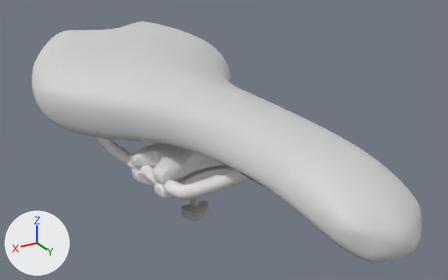
An edit to the FBX model Assets/3D-Assets/Bicycle/seat.fbx, drawn before and after from the same camera.
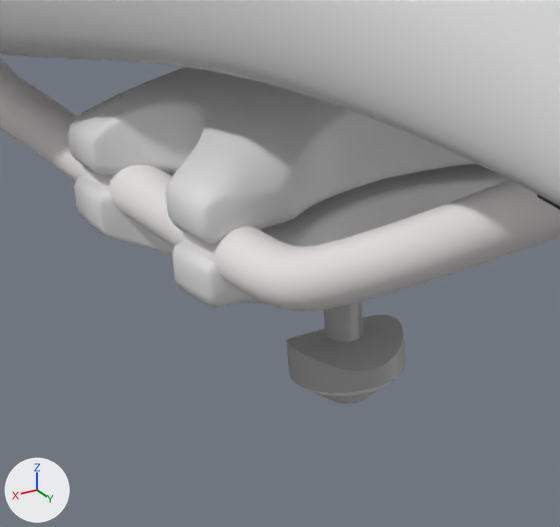
The first picture shows the older version from a 50 mm lens placed at (0.1416, 0.4439, 0.754), pointed at (-0.0108, 0.1898, 0.627). The close-ups show both versions on the part from 25% to 55% of the width and 45% to 89% of the height of that picture. Arrows for +X, +Y and +Z are at lower left; the lights stay in place. Where no turn or scale is listed for an object, it has been applied to the vertices.

Script lines for the objects in view, before the commit:
```python
me_circle_001 = bpy.data.meshes.new('Circle.001')
me_circle_001.from_pydata(...)  # 1292 vertices, 1244 faces; spans x -0.0278..0.0278, y -0.0209..0.0206, z -0.0154..0.0161
me_circle_001.materials.append(mat_seat_clamp)  # light grey #dddddd
me_cylinder_002 = bpy.data.meshes.new('Cylinder.002')
me_cylinder_002.from_pydata(...)  # 72 vertices, 73 faces; spans x -0.00645..0.00645, y -0.00624..0.00669, z -0.00579..-0.00071
me_cylinder_002.materials.append(mat_saddle_clamp_bolt_glossy)  # light grey #cccccc
me_cylinder_003 = bpy.data.meshes.new('Cylinder.003')
me_cylinder_003.from_pydata(...)  # 140 vertices, 113 faces; spans x -0.0076..0.0076, y -0.008..0.0077, z -0.0023..0.0475
me_cylinder_003.materials.append(mat_saddle_clamp_bolt)  # grey #a8a8a8
ob_saddle_clamp_bolt = bpy.data.objects.new('saddle-clamp-bolt', me_cylinder_003)
ob_saddle_clamp_bolt.location = (0.0, 0.1766, 0.5819)
ob_saddle_clamp_bolt_glossy = bpy.data.objects.new('saddle-clamp-bolt-glossy', me_cylinder_002)
ob_saddle_clamp_bolt_glossy.location = (0.0, 0.1766, 0.5819)
ob_seat_clamp = bpy.data.objects.new('seat-clamp', me_circle_001)
ob_seat_clamp.location = (0.0, 0.174, 0.6091)
# also in view: 'saddle-velo-vl-1311' at (0.0, 0.1872, 0.6412); 'saddle-rails' at (0.0, 0.1875, 0.6246)
```
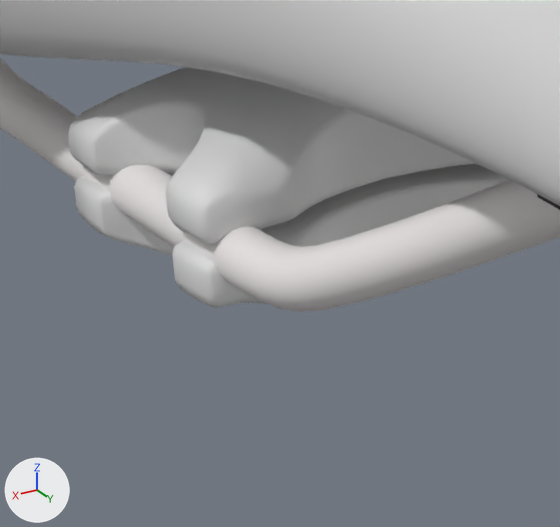
The newer file is also turned or shifted as a whole; pictures and numbers use the older file's frame.

The change, as JSON lines over the scene's bpy script:
```json
{"op": "remove", "block": "ob_saddle_clamp_bolt", "code": ["ob_saddle_clamp_bolt = bpy.data.objects.new('saddle-clamp-bolt', me_cylinder_003)", "ob_saddle_clamp_bolt.location = (0.0, 0.1766, 0.5819)"]}
{"op": "remove", "block": "ob_saddle_clamp_bolt_glossy", "code": ["ob_saddle_clamp_bolt_glossy = bpy.data.objects.new('saddle-clamp-bolt-glossy', me_cylinder_002)", "ob_saddle_clamp_bolt_glossy.location = (0.0, 0.1766, 0.5819)"]}
```

Location of each change, (x1, y1, x2, y2) in pixels of the close-ups (560 x 527 px):
```json
{"object": "saddle-clamp-bolt", "change": "deleted", "before": [286, 302, 406, 393]}
{"object": "saddle-clamp-bolt-glossy", "change": "deleted", "before": [305, 381, 392, 404]}
```
